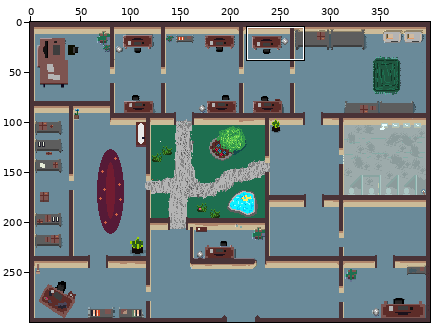
Sprite sheet, stored at Assets/Sprites/Walls.png. The picture above shows the old version from afar; the outline marks the close-up.
Close-up. Earlier state:
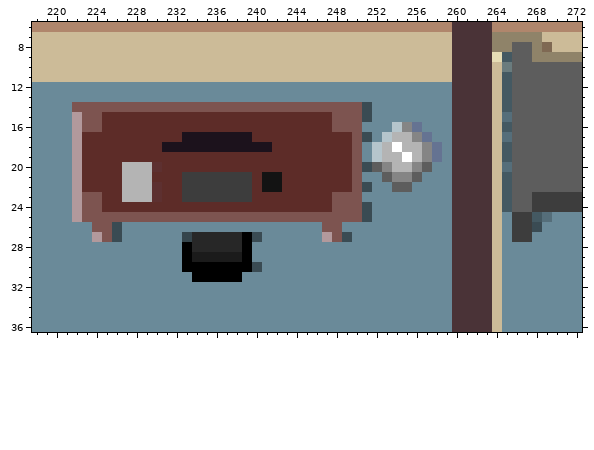
The file is 400x300 pixels. Colours within 5 levels of each other are drawn and written as one. Shown: x 218..272, y 6..36. The commit also changed other parts of the picture, which this record leaves out.
New version:
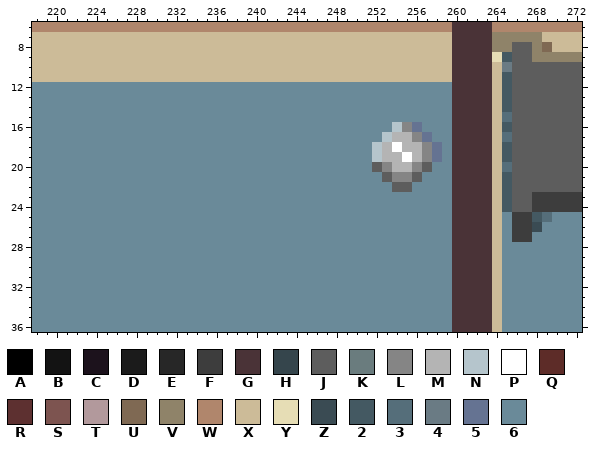
Palette (. is transparent): A #000000  B #131313  C #1c121c  D #1b1b1b  E #272727  F #3d3d3d  G #4a3337  H #35454c  J #5d5d5d  K #6a7c7e  L #858585  M #b4b4b4  N #b5c5cc  P #ffffff  Q #5d2c28  R #5d3030  S #7d5450  T #b2999c  U #7f6953  V #8f8369  W #b0866c  X #ccbb98  Y #e6ddb5  Z #3a4b53  2 #445962  3 #556e7a  4 #6a7b84  5 #657392  6 #6a8a99
Edits made:
@@ x 263..267 @@
  9 GY2JJ
-10 GXKJJ
+10 GX4JJ
 11 GX2JJ
@@ x 220..253 @@
 13 6666666666666666666666666666666666
-14 66SSSSSSSSSSSSSSSSSSSSSSSSSSSSSZ66
-15 66TSSQQQQQQQQQQQQQQQQQQQQQQQSSSZ66
-16 66TSSQQQQQQQQQQQQQQQQQQQQQQQSSS666
-17 66TQQQQQQQQQQCCCCCCCQQQQQQQQQQSZ6N
-18 66TQQQQQQQQCCCCCCCCCCCQQQQQQQQS6NM
-19 66TQQQQQQQQQQQQQQQQQQQQQQQQQQQS6NM
-20 66TQQQQMMMRQQQQQQQQQQQQQQQQQQQSZJL
-21 66TQQQQMMMQQQFFFFFFFQBBQQQQQQQS66J
-22 66TQQQQMMMRQQFFFFFFFQBBQQQQQQQSZ66
-23 66TSSQQMMMRQQFFFFFFFQQQQQQQQSSS666
-24 66TSSQQQQQQQQQQQQQQQQQQQQQQQSSSZ66
-25 66TSSSSSSSSSSSSSSSSSSSSSSSSSSSSZ66
-26 6666SSZ66666666666666666666SS66666
-27 6666TSZ666666HEEEEEAZ666666TSZ6666
-28 6666666666666AEEEEEA66666666666666
-29 6666666666666ADDDDDA66666666666666
-30 6666666666666AAAAAAAZ6666666666666
-31 66666666666666AAAAA666666666666666
+14 6666666666666666666666666666666666
+15 6666666666666666666666666666666666
+16 6666666666666666666666666666666666
+17 666666666666666666666666666666666N
+18 66666666666666666666666666666666NM
+19 66666666666666666666666666666666NM
+20 66666666666666666666666666666666JL
+21 666666666666666666666666666666666J
+22 6666666666666666666666666666666666
+23 6666666666666666666666666666666666
+24 6666666666666666666666666666666666
+25 6666666666666666666666666666666666
+26 6666666666666666666666666666666666
+27 6666666666666666666666666666666666
+28 6666666666666666666666666666666666
+29 6666666666666666666666666666666666
+30 6666666666666666666666666666666666
+31 6666666666666666666666666666666666
 32 6666666666666666666666666666666666
Changed places in both close-ups, as pixel boxes (x1, y1, x2, y2):
changed: (502, 62, 512, 72)
changed: (72, 102, 372, 282)
